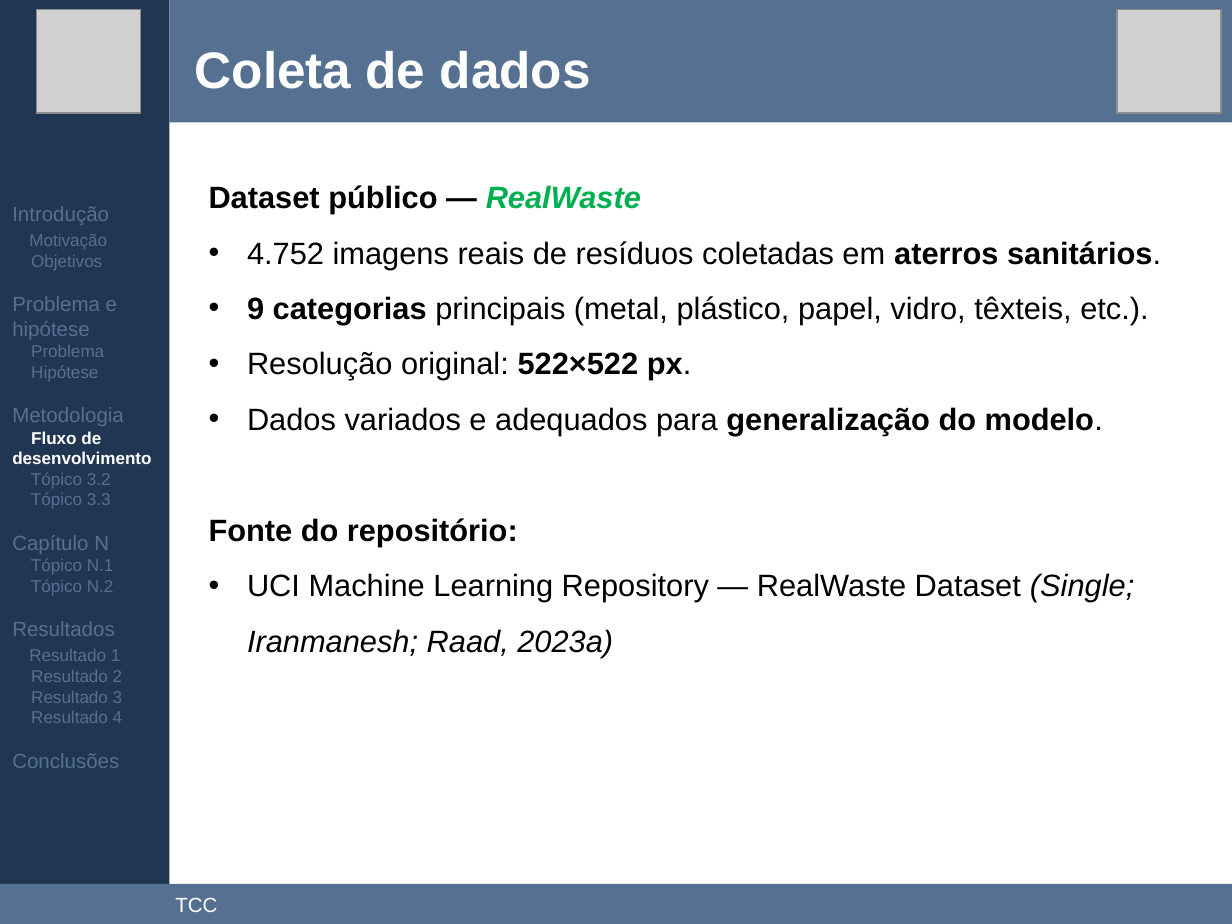
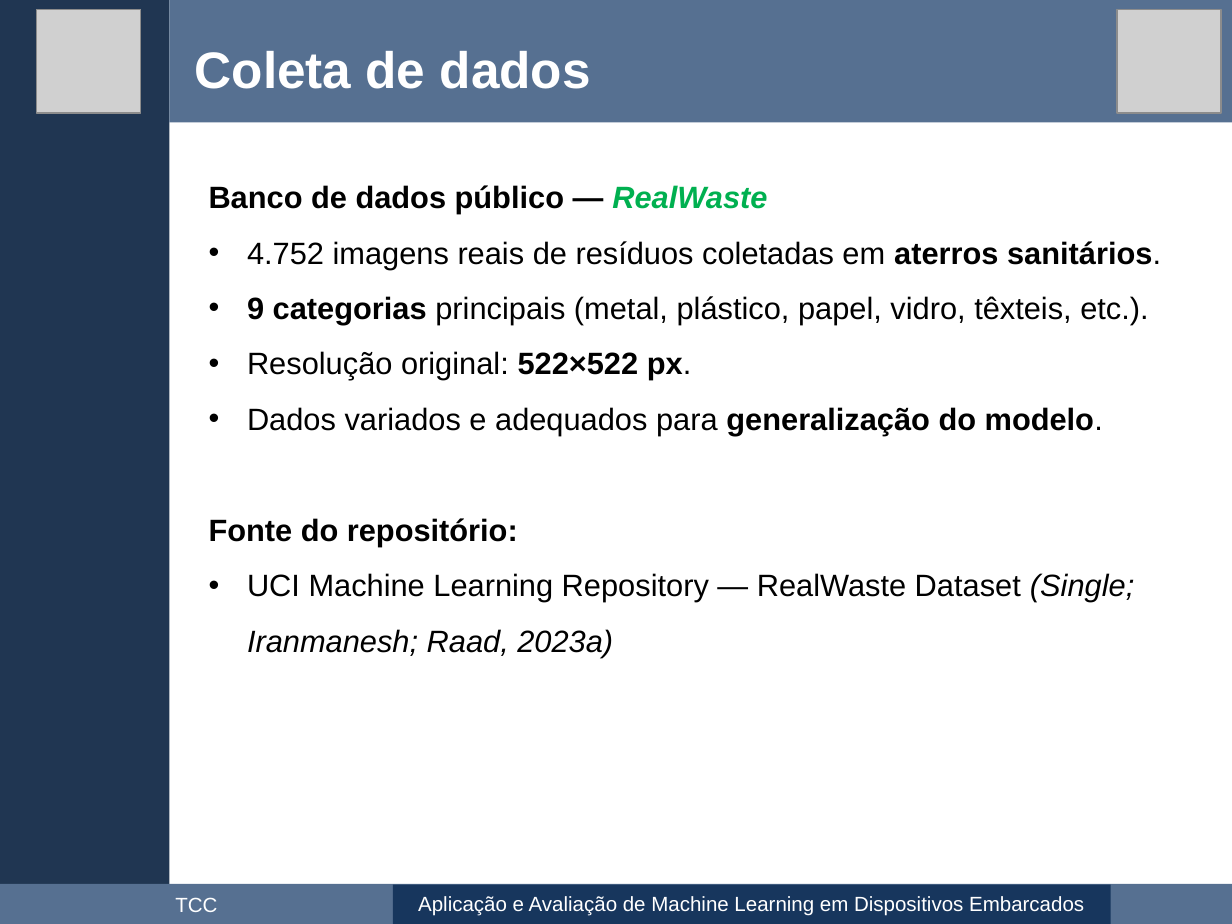
Before and after one commit to maxwellrs-dev/ai4rpi, a slide deck: slide 10 of apresentacao/apresentacao.pptx (slide 12 before the commit). Drawn at 1232x924 pixels with LibreOffice and Linux fonts; fonts in the diff are those of the drawing; grey boxes stand for pictures. Boxes give left, top, right and bottom in pixels: in the first picture for what was removed or moved away, otherwise in the second. Text is boxed around its words. In the diff, an @@ line names an element or a change of style, - is before the commit and + after.

```diff
--- a/apresentacao/apresentacao.pptx
+++ b/apresentacao/apresentacao.pptx
@@ text removed at (12,206,151,768) @@
-Introdução
-Motivação
-Objetivos
-Problema e hipótese
-Problema
-Hipótese
-Metodologia
-Fluxo de desenvolvimento
-Tópico 3.2
-Tópico 3.3
-Capítulo N
-Tópico N.1
-Tópico N.2
-Resultados
-Resultado 1
-Resultado 2
-Resultado 3
-Resultado 4
-Conclusões
@@ text at (209,185,767,214): text changed @@
-Dataset público — RealWaste
+Banco de dados público — RealWaste
@@ rectangle added at (393,885,1111,924), fill #17365D, 12 pt, text #FFFFFF @@
+Aplicação e Avaliação de Machine Learning em Dispositivos Embarcados
```
Also in this commit, not shown: 32 other slides changed, 6 slides added, 14 slides removed.
